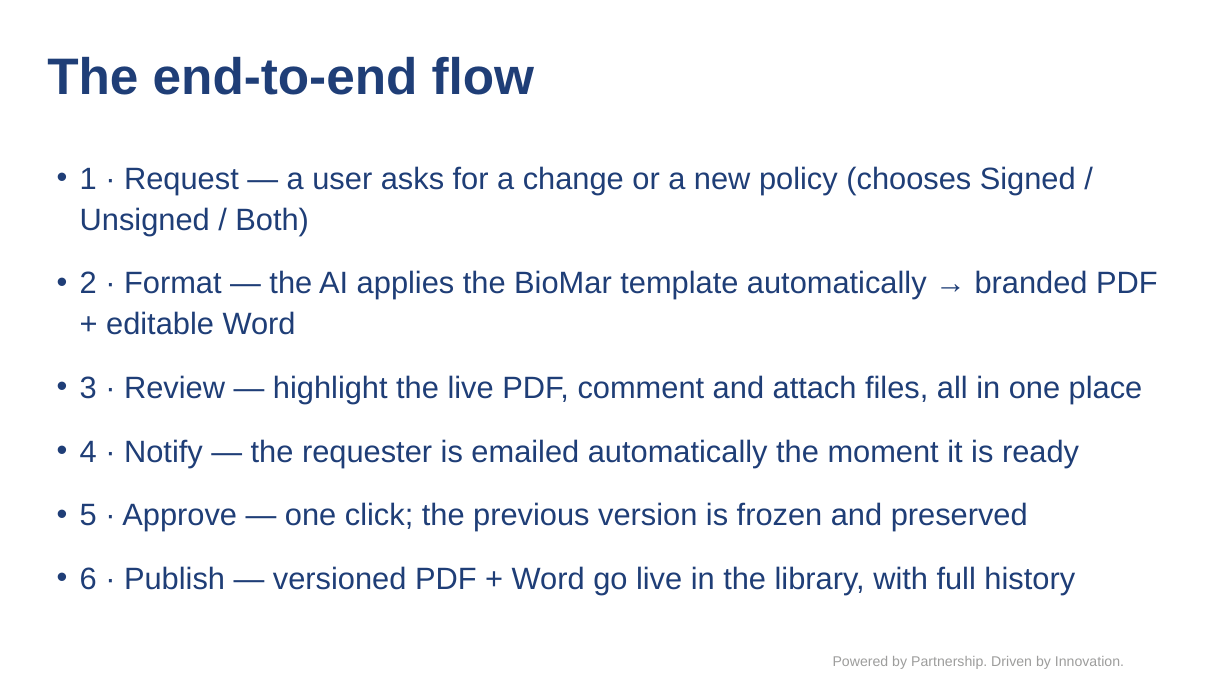
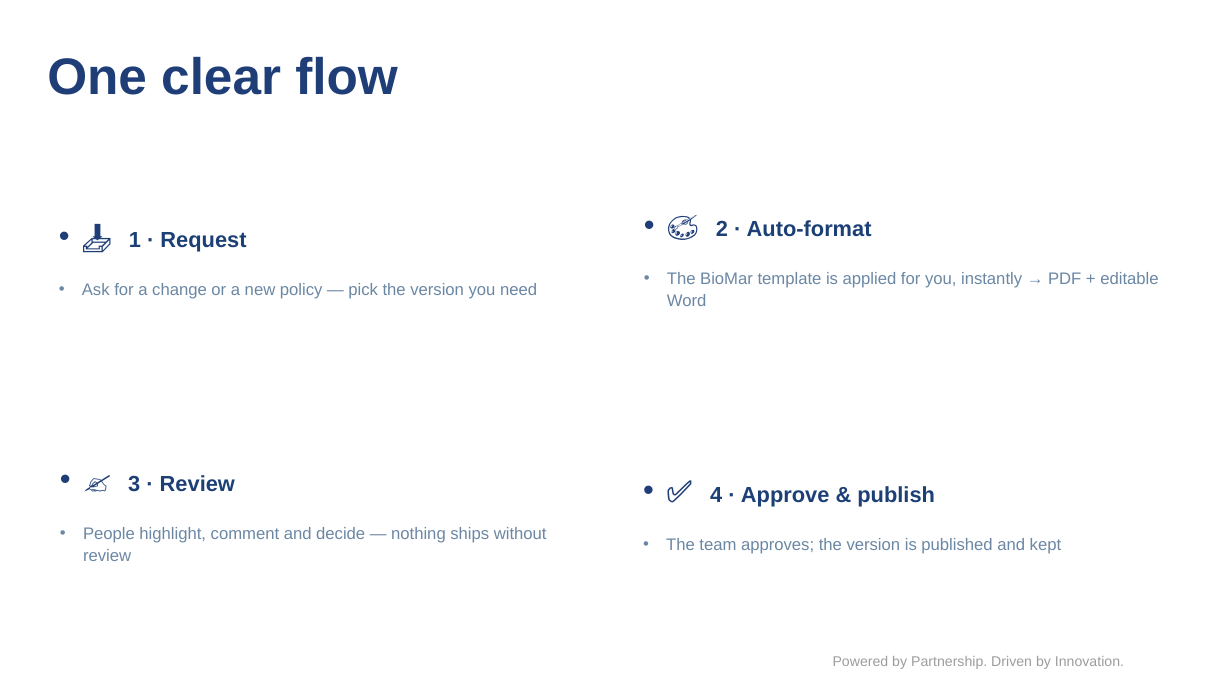
Before and after one commit to Biomar-digital/copmapny-timeline, a slide deck: slide 3 of BioMar_Policy_Library_2026.pptx (slide 5 before the commit). Drawn at 1232x693 pixels with LibreOffice and Linux fonts; fonts in the diff are those of the drawing; background and template pictures are left out. Boxes give left, top, right and bottom in pixels: in the first picture for what was removed or moved away, otherwise in the second. Text is boxed around its words. In the diff, an @@ line names an element or a change of style, - is before the commit and + after.

```diff
--- a/BioMar_Policy_Library_2026.pptx
+++ b/BioMar_Policy_Library_2026.pptx
@@ title at bbox=[47, 56, 397, 95]: text changed @@
-The end-to-end flow
+One clear flow
@@ text removed at bbox=[80, 166, 1158, 595] @@
-• 1 · Request — a user asks for a change or a new policy (chooses Signed / Unsigned / Both)
-• 2 · Format — the AI applies the BioMar template automatically → branded PDF + editable Word
-• 3 · Review — highlight the live PDF, comment and attach files, all in one place
-• 4 · Notify — the requester is emailed automatically the moment it is ready
-• 5 · Approve — one click; the previous version is frozen and preserved
-• 6 · Publish — versioned PDF + Word go live in the library, with full history
@@ text added at bbox=[82, 232, 537, 299], 13 pt, text #6B87A4 @@
+• 📥 1 · Request
+• Ask for a change or a new policy — pick the version you need
@@ text added at bbox=[667, 220, 1158, 306], 13 pt, text #6B87A4 @@
+• 🎨 2 · Auto-format
+• The BioMar template is applied for you, instantly → PDF + editable Word
@@ text added at bbox=[83, 475, 547, 561], 13 pt, text #6B87A4 @@
+• ✍️ 3 · Review
+• People highlight, comment and decide — nothing ships without review
@@ text added at bbox=[666, 486, 1061, 554], 13 pt, text #6B87A4 @@
+• ✅ 4 · Approve & publish
+• The team approves; the version is published and kept
```
Also in this commit, not shown: 5 other slides changed, 1 slide added, 6 slides removed.
